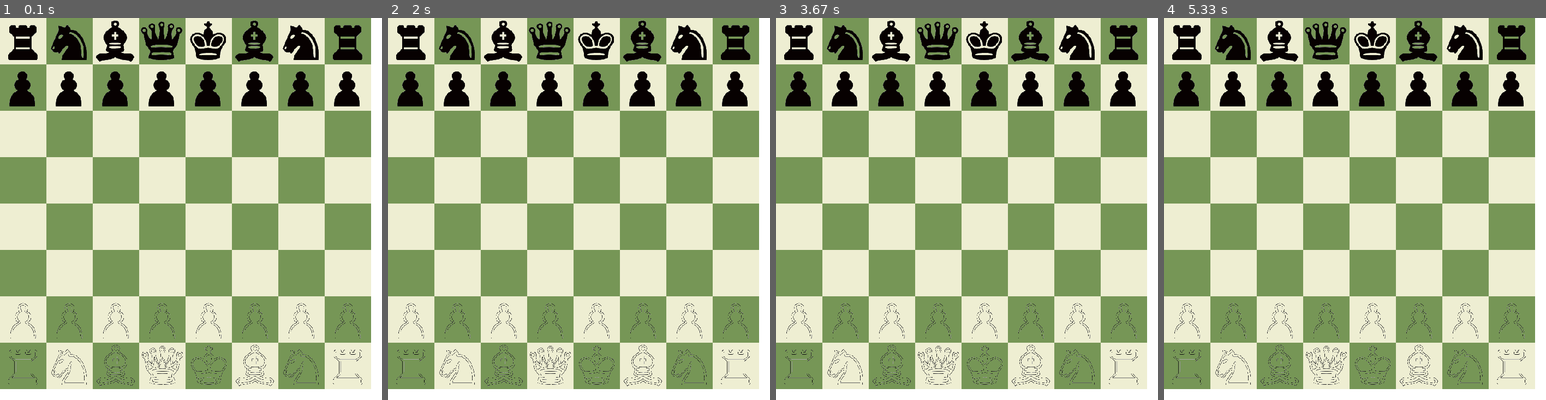
Above: before the commit, frames 1-4 (left to right).
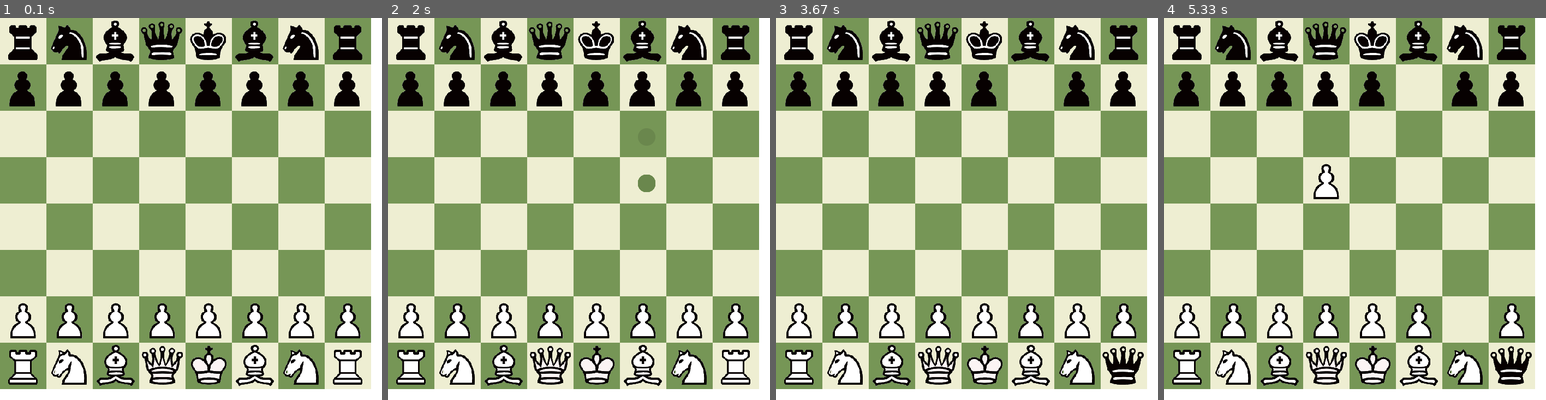
Above: after the commit, the same moments.

Repository: Amiros1322/Chess
Game: pygame game, started from Main.py
Same seed, same stepped clock (60 frames per second), same inputs: the game is played once before the commit and once after it.
Inputs (mouse positions are in pixels of both pictures, inside the frame that each line leads up to):
- Up to frame 1 (0.1 s): no input
- Up to frame 2 (2 s): press the mouse at (563, 224) at 0.37 s; move the mouse to (632, 212) at 0.47 s; release the mouse at (701, 197) at 0.6 s; click (636, 75) at 1.73 s
- Up to frame 3 (3.67 s): press the mouse at (1024, 75) at 2.03 s; move the mouse to (997, 79) at 2.13 s; release the mouse at (974, 79) at 2.27 s; press the mouse at (1024, 75) at 2.37 s; move the mouse to (924, 136) at 2.47 s; release the mouse at (829, 197) at 2.6 s; press the mouse at (1024, 75) at 2.7 s; move the mouse to (997, 163) at 2.8 s; release the mouse at (970, 251) at 2.93 s; press the mouse at (1024, 75) at 3.03 s; move the mouse to (989, 109) at 3.13 s; release the mouse at (955, 144) at 3.27 s; click (1112, 354) at 3.4 s
- Up to frame 4 (5.33 s): click (1488, 308) at 4.8 s; press the mouse at (1301, 155) at 5.1 s; move the mouse to (1339, 140) at 5.2 s; move the mouse to (1374, 121) at 5.3 s

The runs differ from the first frame. In frame 1, 7.2% of the frame differs, in the area x 2-95%, y 1-97%; in frame 2, 7.4%; in frame 3, 7.7%; in frame 4, 7.8%, in the area x 2-97%, y 1-97%.

Commit message:
Refactorings, extra spritesheet added, and added 'background_color' attribute/code to SpriteSheet Class

Diff:
--- a/Board.py
+++ b/Board.py
@@ -29,6 +29,8 @@
         self.back_board = self.__new_back_board()
         self.use_gui = use_gui
         self.str_board = self.__new_str_board()
+        self.game_end = False
+        self.winner = None
 
 
     # Not used anywhere. Was for debugging
@@ -39,6 +41,15 @@
     # A function to improve readability of the move function - this way it can be called from the board.
     def move_piece(self, old_x, old_y, new_x, new_y):
         piece = self.back_board[old_y][old_x]
+
+        # check for king being taken
+        if isinstance(self.back_board[new_y][new_x], King):
+            if self.back_board[new_y][new_x].color == "white":
+                self.winner = "black"
+            elif self.back_board[new_y][new_x].color == "black":
+                self.winner = "white"
+            self.game_end = True
+
         piece.move(new_x, new_y, self)
 
         # check for promotion
@@ -46,10 +57,9 @@
                 (new_y == 0 and piece.color == "white") or (new_y == 7 and piece.color == "black")):
             self.back_board[new_y][new_x] = Queen(new_x, new_y, piece.color, sprite=self.sprite_dict["queen"][piece.color])
 
-    def print_front(self):
-        if self.use_gui:
-            raise NotImplementedError
-        else:
+
+    # Only used for cmd display
+        def print_front(self):
             print(" ", ['0', '1', '2', '3', '4', '5', '6', '7'])
             for index, i in enumerate(self.str_board):
                 print(index, i)
--- a/Pawns.py
+++ b/Pawns.py
@@ -41,7 +41,7 @@
             poss_moves.append((self.x, self.y + 1 * change))
 
         # if the piece is on it's starting square, it can move 2 squares at once.This possibility is added to poss_moves
-        if self.y == first_y and back_board[self.y + 2 * change][self.x] is None:
+        if self.y == first_y and back_board[self.y + 2 * change][self.x] is None and back_board[self.y + change][self.x] is None:
             poss_moves.append((self.x, self.y + 2 * change))
         try:
             if back_board[self.y + 1 * change][self.x + 1].color != self.color:
--- a/PyGameGUI.py
+++ b/PyGameGUI.py
@@ -21,8 +21,10 @@
 SCREEN_WIDTH, SCREEN_HEIGHT = 700, 700
 BOARD_LENGTH = 8
 SQUARE_LENGTH = 85
-IGNORE_TURNS = False
-MOVE_ANYWHERE = False
+
+# Options for manual debugging
+IGNORE_TURNS = True
+MOVE_ANYWHERE = True
 
 clock = pygame.time.Clock()
 pygame.display.set_caption("Chess")
@@ -35,19 +37,22 @@
 # start window (returns surface)
 screen = pygame.display.set_mode((SCREEN_WIDTH, SCREEN_HEIGHT))
 
-king_img = pygame.image.load('images/King.png')
-queen_img = pygame.image.load('images/queen.png')
 selected_img = pygame.image.load('images/selected_mark.png')
-queen_img.set_colorkey((255, 255, 255))
-sprite_sh_img = pygame.image.load('images/output-onlinepngtools.png')
+sprite_sh_img1 = pygame.image.load('images/output-onlinepngtools - Copy.png')
+sprite_sh_img2 = pygame.image.load('images/Chess_spritesheet.png')
+
 bounding_size = 100
+bounding_size2 = 126
+sprite_sheet1 = PieceSpriteSheet(sprite_sh_img1, bounding_size, white_top=False,
+                                 piece_order=("king", "queen", "rook", "bishop",
+                                              "knight", "pawn"),
+                                 delta_x=168, delta_y=143, start_x=22, start_y=22)
 
-sprite_sheet = PieceSpriteSheet(sprite_sh_img, bounding_size, white_top=False,
-                                piece_order=("king", "queen", "rook", "bishop",
-                                             "knight", "pawn"),
-                                delta_x=168, delta_y=143, start_x=22, start_y=22)
+sprite_sheet2 = PieceSpriteSheet(sprite_sh_img2, bounding_size2, white_top=True,
+                                 piece_order=("king", "queen", "bishop", "knight", "rook", "pawn"),
+                                 delta_x=141, delta_y=141, start_x=42, start_y=36, background_color=(247, 247, 247))
 
-king_img_spsh = sprite_sheet.get_image("queen", False, (0, 0, 0), SQUARE_LENGTH, SQUARE_LENGTH)
+sprite_sheet = sprite_sheet1
 
 images_2d = [[None for i in range(BOARD_LENGTH)] for j in range(BOARD_LENGTH)]  # Makes 2d list with Nones
 
@@ -93,11 +98,19 @@
     sprites = dict()
     pieces = ("pawn", "knight", "bishop", "rook", "queen", "king")
     for piece in pieces:
-        sprites[piece] = {"white": piece_spsh.get_image(piece, True, (0, 0, 0), SQUARE_LENGTH, SQUARE_LENGTH),
-                          "black": piece_spsh.get_image(piece, False, (0, 0, 0), SQUARE_LENGTH, SQUARE_LENGTH)}
+        sprites[piece] = {
+            "white": piece_spsh.get_image(piece, True, SQUARE_LENGTH, SQUARE_LENGTH),
+            "black": piece_spsh.get_image(piece, False, SQUARE_LENGTH, SQUARE_LENGTH)}
 
     sprites["select_mark"] = select_mark_image
     return sprites
+
+
+# given a piece and its valid moves, updates the board and changes the valid move.
+def update_possible_moves(piece: Piece, board: Board):
+    new_moves = piece.poss_moves(board.back_board)
+    log_board.show_selection(new_moves)
+    return new_moves
 
 
 # Make surfaces for each squares and fill with colored surface if empty
@@ -108,11 +121,10 @@
 log_board = Board(sprite_dict=sprite_dict)
 
 # loop variables
-mouse_held_down = False  # Is left mouse button held down?
-selected = None
-moves = None
-turn = "white"
-game_end = False
+selected = None  # selected piece. Its moves will be shown
+moves = None  # valid squares the selected piece can move to. None is no selected piece
+turn = "white"  # which color can move
+game_end = False  # Has the game ended
 
 # run loop
 running = True
@@ -122,7 +134,7 @@
 
     # event handler
     for event in pygame.event.get():
-        if event.type == pygame.QUIT:
+        if event.type == pygame.QUIT or event.type == KEYDOWN:
             running = False
         elif event.type == KEYDOWN:
             if event.key == K_ESCAPE:
@@ -137,11 +149,10 @@
                 row, col = get_mouse_board_coordinates(
                     SQUARE_LENGTH)  # gets row, col of the board where mouse held down
 
-                # Checking if it was just clicked or is being dragged
+                # Checking that something is selected, that it is not moving to its own square, and that either the square
+                # it is moving to is valid or MOVE_ANYWHERE=True
                 if selected is not log_board.back_board[col][row] and val_move((row, col), moves) or \
                         (MOVE_ANYWHERE and moves is not None):
-
-                    print(f"Moving {selected}")
                     log_board.move_piece(selected.x, selected.y, row, col)
                     log_board.clear_selection()
 
@@ -149,47 +160,20 @@
                     selected = None
                     moved = True
 
-                # If a piece is clicked its possible moves are shown.
+                # If a piece is clicked its possible moves are retrieved and shown on screen
                 if isinstance(log_board.back_board[col][row], Piece) and (
                         IGNORE_TURNS or turn == log_board.back_board[col][row].color):
+                    selected = log_board.back_board[col][row]
+                    moves = update_possible_moves(selected, log_board)
 
-                    selected = log_board.back_board[col][row]
-                    print(f"{selected} was selected")
-                    moves = selected.poss_moves(log_board.back_board)
-                    log_board.show_selection(moves)
-
+                # Clear board if an empty square clicked
                 if moved or log_board.back_board[col][row] is None:
                     log_board.clear_selection()
                     moves = None
 
-        elif event.type == MOUSEBUTTONUP:
-            # Mouse Drag: letting go
-            if game_end:
-                break
-
-            if event.button == 1:
-                row, col = get_mouse_board_coordinates(SQUARE_LENGTH)
-
-                # isinstance checks for selected surface in practice
-                if selected is not None:
-                    print(f"{selected} let go at ({row}, {col})")
-
     # check for mate
-    found_white, found_black = False, False
-    for i in range(BOARD_LENGTH):
-        for j in range(BOARD_LENGTH):
-            if isinstance(log_board.back_board[j][i], King):
-                if log_board.back_board[j][i].color == "white":
-                    found_white = True
-                else:
-                    found_black = True
-
-    if not found_black:
-        print("White won!")
-        game_end = True
-
-    if not found_white:
-        print("Black Won!")
+    if log_board.game_end:
+        print(f"{log_board.winner} has won!")
         game_end = True
 
     # renders board in checkerboard pattern with
--- a/SpriteSheet.py
+++ b/SpriteSheet.py
@@ -5,13 +5,14 @@
 
 # Assumes Sprites arranged in two rows - 1 for each color
 class PieceSpriteSheet:
-
     piece_names = {"knight", "pawn", "rook", "king", "queen", "bishop",
                    "k", "p", "r", "k", "q", "b"}
 
-    def __init__(self, image, square_length, white_top: bool, piece_order: tuple, delta_x, delta_y, start_x=0, start_y=0):
+    def __init__(self, image, square_length, white_top: bool, piece_order: tuple, delta_x, delta_y, start_x=0, start_y=0,
+                 background_color=(0, 0, 0)):
         self._validate_pieces(piece_order)
         self.sheet = image
+        self.background_color = background_color
         self.square_length = square_length  # length of square in board
         self.white_top = white_top  # whether the top row is white pieces or black
         self.piece_order = dict(zip(piece_order, range(len(piece_order))))  # dict of piece: piece location
@@ -22,7 +23,11 @@
         self.start_x = start_x
         self.start_y = start_y
 
-    def get_image(self, piece_name, is_white, background_color, scale_to_x, scale_to_y, width=None, height=None):
+    def get_image(self, piece_name, is_white, scale_to_x, scale_to_y, width=None, height=None, back_color=None):
+
+        # Checks for custom background_color input
+        if back_color is None:
+            back_color = self.background_color
 
         # Checks for width/height input
         if width is None and height is None:
@@ -36,7 +41,7 @@
         image = pygame.Surface((width, height)).convert_alpha()
         image.blit(self.sheet, (0, 0), (x, y, width, height))
         image = pygame.transform.scale(image, (scale_to_x, scale_to_y))
-        image.set_colorkey(background_color)
+        image.set_colorkey(back_color)
 
         return image
 
Binary file changed: images/Chess_spritesheet.png
Binary file removed: images/Ollie_Spritesheet.jpeg
Binary file added: images/output-onlinepngtools - Copy.png
Binary file added: images/output-onlinepngtools-edited.png
Binary file added: images/output-onlinepngtools2.png
Binary file removed: images/queen.png
Binary file removed: images/spritesheet2.jpg
